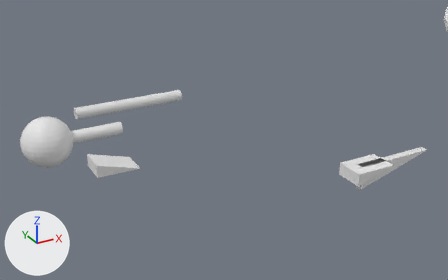
A saved change to the glTF model public/3d/matthaikirchplatz.glb.
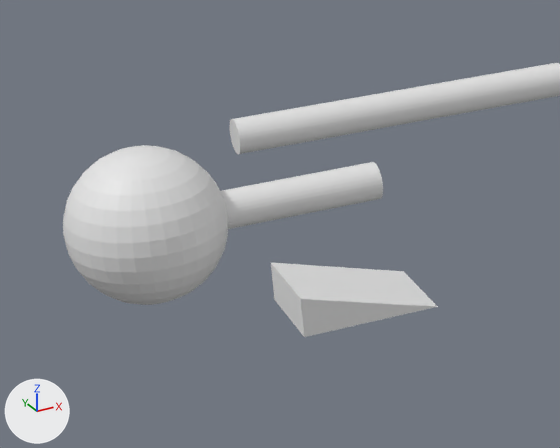
The first picture shows the older version from a 50 mm lens placed at (-8.33, -9.65, 6.21), pointed at (-2.15, 1.6, 0.59). The close-ups show both versions on the part from 0% to 40% of the width and 25% to 76% of the height of that picture. Every picture has the same lights, and +X, +Y and +Z are marked at lower left. Where no turn or scale is listed for an object, it has been applied to the vertices.
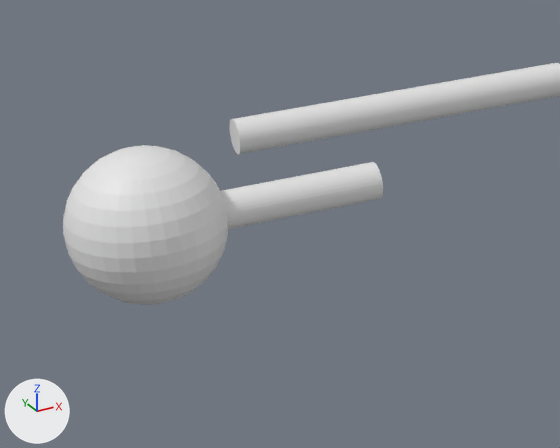
Where the change shows, as pixel boxes [x1, y1, x2, y2] in the close-ups (560 x 448 px):
'beakTop', deleted: before [271, 263, 438, 337]

What the commit changed:
Object 'beakTop' (ob_beaktop) is deleted.
